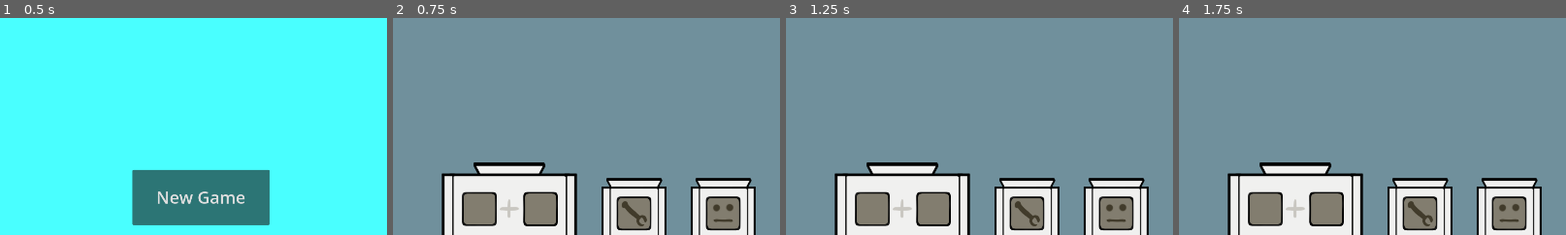
Above: before the commit, frames 1-4 (left to right).
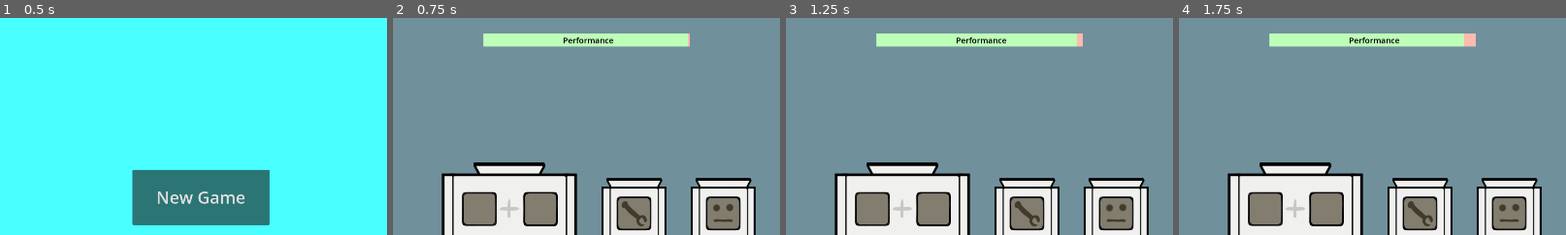
Above: after the commit, the same moments.

Repository: deejai/GodotWildJam53
Game: Godot game, scene res://Main/MainMenu.tscn
The game is run twice, just before and just after one commit, with the same random seed, the same clock (stepped at 60 frames per second) and the same inputs.
Inputs (mouse positions are % of the whole screen's width and height, from its top left):
- Up to frame 1 (0.5 s): no input
- Up to frame 2 (0.75 s): click "New Game" at 0.5 s
- Up to frame 3 (1.25 s): no input
- Up to frame 4 (1.75 s): move the mouse to (72, 45) at 1.27 s; click (72, 45) at 1.42 s
The pictures show only the part of the screen within x 25-75%, y 0-50%; the shares and areas given below are measured in that part.

Frame 1 is identical in both runs. In frame 2, 3.3% of the frame differs, in the area x 23-77%, y 7-14%; in frame 3, 3.3%; in frame 4, 3.3%.
Error in both runs: Invalid assignment of property or key 'playback_speed' with value of type 'float' on a base object of type 'AnimationPlayer'. (res://Main/Factory/ConveyorBelt/…

Commit message:
status bar. conveyor belt audio. boxes leave the screen before disappearing

Diff:
--- a/Main/Factory/BoxRigidBody.gd
+++ b/Main/Factory/BoxRigidBody.gd
@@ -14,3 +14,4 @@
 	if(snap_pos != Vector2.INF):
 		state.set_transform(Transform2D(0, snap_pos))
 		state.angular_velocity = 0
+		state.linear_velocity = Vector2.ZERO
--- a/Main/Factory/Factory.gd
+++ b/Main/Factory/Factory.gd
@@ -10,9 +10,13 @@
 var combiner_box1: ChuteBox = null
 var combiner_box2: ChuteBox = null
 
+var health: float = 100
+var health_decay: float = 5
+
 # Called when the node enters the scene tree for the first time.
 func _ready():
-	$AudioStreamPlayer2D.play()
+	$BGMusic.play()
+	$ConveyorBelt/AudioLoop.play()
 	pass # Replace with function body.
 
 
@@ -44,6 +48,9 @@
 					combiner_produce(Main.BoxType.VIOLET)
 				elif combiner_box2.type == Main.BoxType.YELLOW:
 					combiner_produce(Main.BoxType.GREEN)
+
+	health = max(0, health - health_decay * delta)
+	$HealthUI/TextureProgressBar.value = health
 
 func _input(event):
 	if event is InputEventMouseButton:
@@ -114,4 +121,6 @@
 func _on_area_2d_body_entered(body):
 	var obj = body.get_owner()
 	if obj is ChuteBox:
+		if obj == grabbed_box:
+			grabbed_box = null
 		obj.queue_free()
--- a/Main/Factory/Factory.tscn
+++ b/Main/Factory/Factory.tscn
@@ -7,26 +7,46 @@
 [ext_resource type="Texture2D" uid="uid://c5ihnke3tudau" path="res://Assets/HeadMaker.png" id="5_8g3tn"]
 [ext_resource type="Texture2D" uid="uid://n3lmjmjt1lwm" path="res://Assets/LegMaker.png" id="6_lrvnr"]
 [ext_resource type="PackedScene" path="res://Main/Factory/ConveyorBelt/ConveyorBelt.tscn" id="7_vb6dy"]
-[ext_resource type="AudioStream" uid="uid://42qp48e14f3f" path="res://Assets/main_theme.wav" id="8_wdvvq"]
+[ext_resource type="AudioStream" uid="uid://42qp48e14f3f" path="res://Assets/Sound/Music/main_theme.wav" id="8_xbghj"]
 [ext_resource type="Texture2D" uid="uid://m53a3gof5jyv" path="res://Assets/trash.png" id="9_48jpm"]
+[ext_resource type="AudioStream" uid="uid://cp4dteyv88xr" path="res://Assets/Conveyer Belt Ambient Loop.wav" id="9_vb24g"]
 
-[sub_resource type="SegmentShape2D" id="SegmentShape2D_vrysb"]
-a = Vector2(42, 110)
-b = Vector2(125, 122)
+[sub_resource type="SegmentShape2D" id="SegmentShape2D_wejcf"]
+a = Vector2(-49, -16)
+b = Vector2(42, 13)
 
-[sub_resource type="WorldBoundaryShape2D" id="WorldBoundaryShape2D_aaeor"]
+[sub_resource type="WorldBoundaryShape2D" id="WorldBoundaryShape2D_dm87u"]
 normal = Vector2(0, 1)
 
-[sub_resource type="WorldBoundaryShape2D" id="WorldBoundaryShape2D_dxfdf"]
+[sub_resource type="WorldBoundaryShape2D" id="WorldBoundaryShape2D_6ythu"]
 normal = Vector2(1, 0)
 
-[sub_resource type="WorldBoundaryShape2D" id="WorldBoundaryShape2D_cx18a"]
-normal = Vector2(-1, 0)
+[sub_resource type="SegmentShape2D" id="SegmentShape2D_pcu7y"]
+a = Vector2(0, -443)
+b = Vector2(0, 364)
 
-[sub_resource type="WorldBoundaryShape2D" id="WorldBoundaryShape2D_ujhqv"]
+[sub_resource type="SegmentShape2D" id="SegmentShape2D_2qqv7"]
+a = Vector2(-938, -1)
+b = Vector2(794, -1)
 
-[sub_resource type="RectangleShape2D" id="RectangleShape2D_t7ki2"]
-size = Vector2(33.2072, 171.12)
+[sub_resource type="RectangleShape2D" id="RectangleShape2D_bknhg"]
+size = Vector2(33.2072, 1482.1)
+
+[sub_resource type="Gradient" id="Gradient_qt1x8"]
+offsets = PackedFloat32Array(0)
+colors = PackedColorArray(1, 0.734185, 0.691036, 1)
+
+[sub_resource type="GradientTexture2D" id="GradientTexture2D_fmv74"]
+gradient = SubResource("Gradient_qt1x8")
+repeat = 1
+
+[sub_resource type="Gradient" id="Gradient_2iqte"]
+offsets = PackedFloat32Array(0)
+colors = PackedColorArray(0.748861, 1, 0.725282, 1)
+
+[sub_resource type="GradientTexture2D" id="GradientTexture2D_kli34"]
+gradient = SubResource("Gradient_2iqte")
+repeat = 1
 
 [node name="Game" type="Node2D"]
 script = ExtResource("1_gfdr1")
@@ -39,24 +59,24 @@
 [node name="StaticBody2D" type="StaticBody2D" parent="."]
 
 [node name="CollisionShape2D4" type="CollisionShape2D" parent="StaticBody2D"]
-position = Vector2(-46, 764)
-shape = SubResource("SegmentShape2D_vrysb")
+position = Vector2(42, 873)
+shape = SubResource("SegmentShape2D_wejcf")
 
 [node name="CollisionShape2D" type="CollisionShape2D" parent="StaticBody2D"]
 position = Vector2(890, 0)
-shape = SubResource("WorldBoundaryShape2D_aaeor")
+shape = SubResource("WorldBoundaryShape2D_dm87u")
 
 [node name="CollisionShape2D2" type="CollisionShape2D" parent="StaticBody2D"]
 position = Vector2(0, 397)
-shape = SubResource("WorldBoundaryShape2D_dxfdf")
+shape = SubResource("WorldBoundaryShape2D_6ythu")
 
 [node name="CollisionShape2D3" type="CollisionShape2D" parent="StaticBody2D"]
 position = Vector2(1920, 446)
-shape = SubResource("WorldBoundaryShape2D_cx18a")
+shape = SubResource("SegmentShape2D_pcu7y")
 
 [node name="CollisionShape2D5" type="CollisionShape2D" parent="StaticBody2D"]
 position = Vector2(939, 1080)
-shape = SubResource("WorldBoundaryShape2D_ujhqv")
+shape = SubResource("SegmentShape2D_2qqv7")
 
 [node name="BoxChute" type="TextureRect" parent="."]
 z_index = 100
@@ -100,8 +120,13 @@
 position = Vector2(890, 926)
 scale = Vector2(0.95, 0.95)
 
-[node name="AudioStreamPlayer2D" type="AudioStreamPlayer2D" parent="."]
-stream = ExtResource("8_wdvvq")
+[node name="AudioLoop" type="AudioStreamPlayer" parent="ConveyorBelt"]
+stream = ExtResource("9_vb24g")
+volume_db = -12.0
+
+[node name="BGMusic" type="AudioStreamPlayer" parent="."]
+stream = ExtResource("8_xbghj")
+volume_db = -8.0
 
 [node name="CombinerRect1" type="TextureRect" parent="."]
 offset_left = 656.0
@@ -122,8 +147,29 @@
 texture = ExtResource("9_48jpm")
 
 [node name="CollisionShape2D" type="CollisionShape2D" parent="Area2D"]
-position = Vector2(19.2405, 26.2404)
+position = Vector2(186, 167)
 rotation = 0.785397
-shape = SubResource("RectangleShape2D_t7ki2")
+shape = SubResource("RectangleShape2D_bknhg")
+
+[node name="HealthUI" type="Node2D" parent="."]
+position = Vector2(707, 39)
+
+[node name="TextureProgressBar" type="TextureProgressBar" parent="HealthUI"]
+offset_right = 64.0
+offset_bottom = 64.0
+scale = Vector2(8, 0.5)
+value = 100.0
+texture_under = SubResource("GradientTexture2D_fmv74")
+texture_progress = SubResource("GradientTexture2D_kli34")
+
+[node name="Label" type="Label" parent="HealthUI"]
+offset_left = 197.0
+offset_right = 317.0
+offset_bottom = 32.0
+theme_override_colors/font_color = Color(0, 0, 0, 1)
+theme_override_font_sizes/font_size = 20
+text = "Performance"
+horizontal_alignment = 1
+vertical_alignment = 1
 
 [connection signal="body_entered" from="Area2D" to="." method="_on_area_2d_body_entered"]
Not shown, added: Assets/Combiner Complete SFX.wav.import
Not shown, added: Assets/Conveyer Belt Ambient Loop.wav.import
Not shown, added: Assets/Moulder Complete SFX.wav.import
Not shown, added: Assets/Sound/Music/main_theme.wav.import
Not shown, removed: Assets/main_theme.wav.import
Not shown: 2 places in Main/Factory/Box.tscn that only renumber resources
Not shown: 1 places in Main/Factory/Factory.tscn that only renumber resources
Not shown: 1 places in Main/Factory/RobotComponents/Arm.tscn that only renumber resources
Not shown: 1 places in Main/Factory/RobotComponents/Head.tscn that only renumber resources
Not shown: 1 places in Main/Factory/RobotComponents/Leg.tscn that only renumber resources
Not shown, added: Assets/Combiner Complete SFX.wav
Not shown, added: Assets/Conveyer Belt Ambient Loop.wav
(and 3 more such lines)
